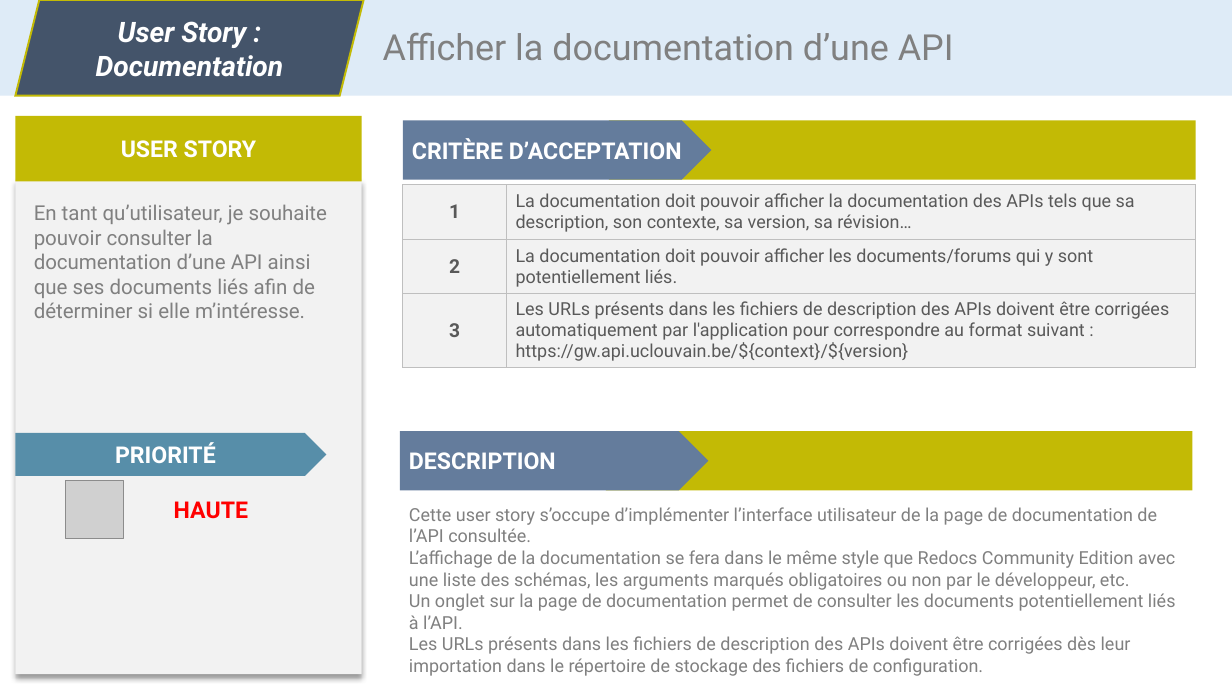
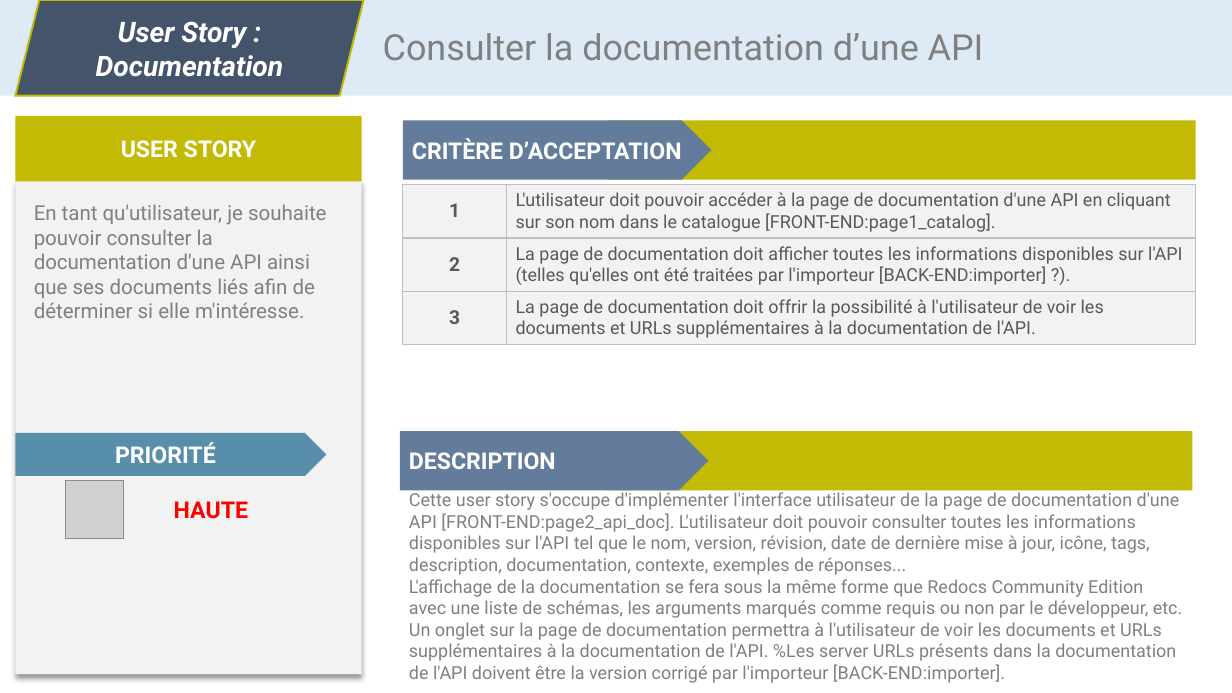
Before and after one commit to CC4K/api-catalog-development, a slide deck: slide 5 of reports/S3-User-Stories/user-stories-dev.odp. Drawn at 1232x693 pixels with LibreOffice and Linux fonts; fonts in the diff are those of the drawing; grey boxes stand for pictures. Boxes give left, top, right and bottom in pixels: in the first picture for what was removed or moved away, otherwise in the second. Text is boxed around its words. In the diff, an @@ line names an element or a change of style, - is before the commit and + after.

Commit message:
MORE User Stories: now in PPT AND in report + Glossary

```diff
--- a/reports/S3-User-Stories/user-stories-dev.odp
+++ b/reports/S3-User-Stories/user-stories-dev.odp
@@ text at [383,33,984,61]: text changed @@
-Afficher la documentation d’une API
+Consulter la documentation d’une API
@@ table removed at [403,185,1195,368], 3 rows, 2 columns @@
-1 | La documentation doit pouvoir afficher la documentation des APIs tels que sa description, son contexte, sa version, sa révision…
-2 | La documentation doit pouvoir afficher les documents/forums qui y sont potentiellement liés.
-3 | Les URLs présents dans les fichiers de description des APIs doivent être corrigées automatiquement par l'application pour correspondre au format suivant : / https://gw.api.uclouvain.be/${context}/${version}
@@ table added at [403,185,1195,344], 3 rows, 2 columns @@
+1 | L'utilisateur doit pouvoir accéder à la page de documentation d'une API en cliquant sur son nom dans le catalogue [FRONT-END:page1_catalog].
+2 | La page de documentation doit afficher toutes les informations disponibles sur l'API (telles qu'elles ont été traitées par l'importeur [BACK-END:importer] ?).
+3 | La page de documentation doit offrir la possibilité à l'utilisateur de voir les documents et URLs supplémentaires à la documentation de l'API.
@@ text at [409,490,1183,683]: text changed @@
-Cette user story s’occupe d’implémenter l’interface utilisateur de la page de documentation de l’API consultée.
-L’affichage de la documentation se fera dans le même style que Redocs Community Edition avec une liste des schémas, les arguments marqués obligatoires ou non par le développeur, etc.
-Un onglet sur la page de documentation permet de consulter les documents potentiellement liés à l’API.
-Les URLs présents dans les fichiers de description des APIs doivent être corrigées dès leur importation dans le répertoire de stockage des fichiers de configuration.
+Cette user story s'occupe d'implémenter l'interface utilisateur de la page de documentation d'une API [FRONT-END:page2_api_doc]. L'utilisateur doit pouvoir consulter toutes les informations disponibles sur l'API tel que le nom, version, révision, date de dernière mise à jour, icône, tags, description, documentation, contexte, exemples de réponses...
+L'affichage de la documentation se fera sous la même forme que Redocs Community Edition avec une liste de schémas, les arguments marqués comme requis ou non par le développeur, etc. Un onglet sur la page de documentation permettra à l'utilisateur de voir les documents et URLs supplémentaires à la documentation de l'API. %Les server URLs présents dans la documentation de l'API doivent être la version corrigé par l'importeur [BACK-END:importer].
```
Also in this commit, not shown: 13 other slides changed, 1 slide added, 4 other files.
